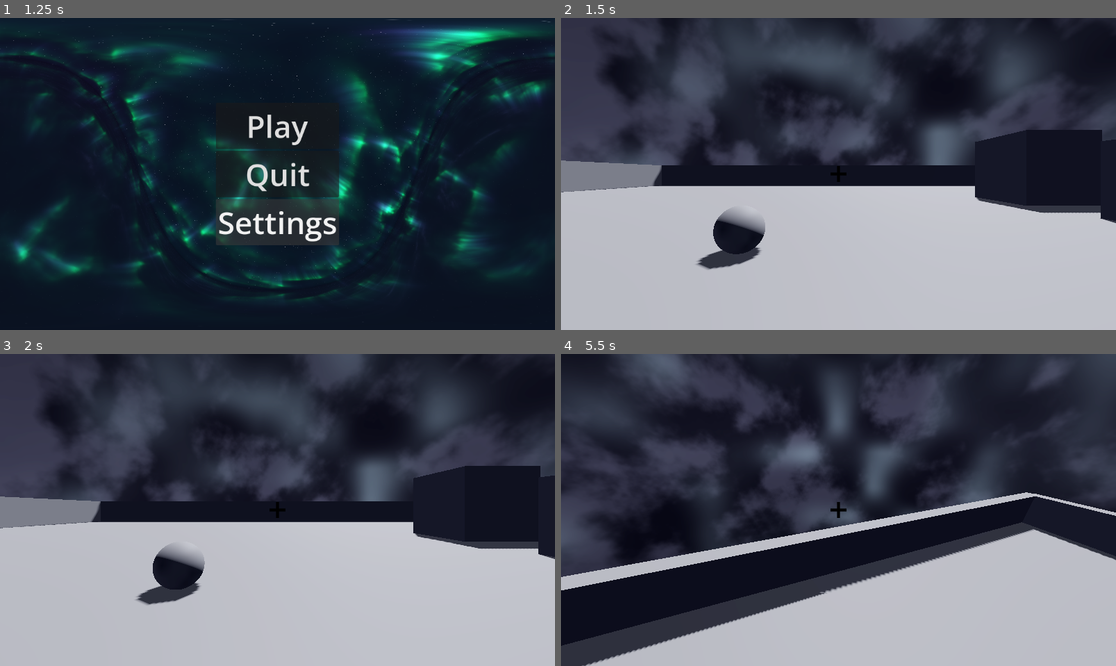
Above: before the commit, frames 1-4 (two rows, left to right).
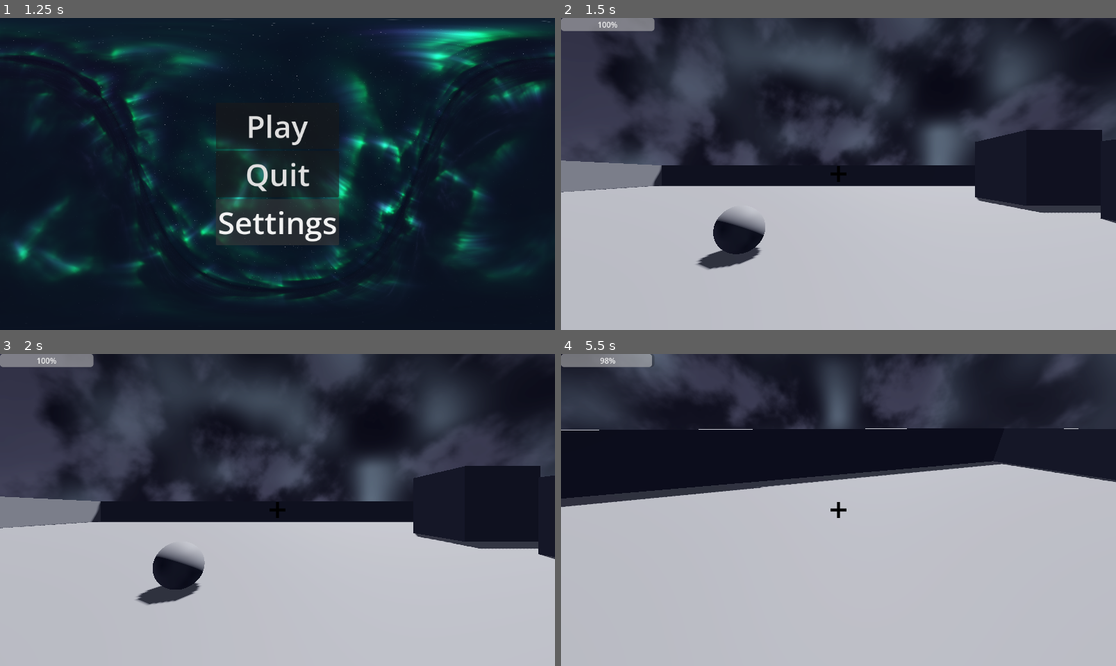
Above: after the commit, the same moments.

Repository: moos4/spacenautica
Game: Godot game, scene res://scenes/title.tscn
The game is run twice, just before and just after one commit, with the same random seed, the same clock (stepped at 60 frames per second) and the same inputs.
Inputs (mouse positions are in pixels of both pictures, inside the frame that each line leads up to):
- Up to frame 1 (1.25 s): click "Settings" at 0.5 s
- Up to frame 2 (1.5 s): click "Play" at 1.25 s
- Up to frame 3 (2 s): no input
- Up to frame 4 (5.5 s): tap Enter at 2 s; move the mouse to (866, 510) at 2.02 s; hold Ctrl (sprint) 2.03-2.78 s; hold W (up) from 2.03 s (still down); tap E (interact) at 2.1, 4.55, 5.1 s; tap Space (jump) at 2.27, 2.57, 3.02, 3.32, 3.8, 4.35, 4.52, 4.82, 5.27 s; move the mouse to (810, 510) at 2.77 s; tap Ctrl (sprint) at 2.85 s; tap B (use_oxygen_boost, bound only after the commit) at 3.05 s; move the mouse to (849, 503) at 3.52 s; hold B (use_oxygen_boost, bound only after the commit) 3.53-4.28 s; move the mouse to (832, 516) at 4.27 s; move the mouse to (877, 513) at 5.02 s; hold Ctrl (sprint) from 5.03 s (still down)

Frame 1 is identical in both runs. In frame 2, 0.7% of the frame differs, in the area x 0-17%, y 0-5%; in frame 3, 0.7%; in frame 4, 44%, in the area x 0-100%, y 0-100%.

Commit message:
idk a lot

Diff:
--- a/project.godot
+++ b/project.godot
@@ -55,14 +55,19 @@
 "events": [Object(InputEventKey,"resource_local_to_scene":false,"resource_name":"","device":-1,"window_id":0,"alt_press …(195 unchanged characters)…
 ]
 }
-f5={
-"deadzone": 0.2,
-"events": [Object(InputEventKey,"resource_local_to_scene":false,"resource_name":"","device":-1,"window_id":0,"alt_pressed":false,"shift_pressed":false,"ctrl_pressed":false,"meta_pressed":false,"pressed":false,"keycode":0,"physical_keycode":4194336,"key_label":0,"unicode":0,"location":0,"echo":false,"script":null)
-]
-}
 interact={
 "deadzone": 0.2,
 "events": [Object(InputEventKey,"resource_local_to_scene":false,"resource_name":"","device":-1,"window_id":0,"alt_press …(192 unchanged characters)…
+]
+}
+use_oxygen_boost={
+"deadzone": 0.2,
+"events": [Object(InputEventKey,"resource_local_to_scene":false,"resource_name":"","device":-1,"window_id":0,"alt_pressed":false,"shift_pressed":false,"ctrl_pressed":false,"meta_pressed":false,"pressed":false,"keycode":0,"physical_keycode":66,"key_label":0,"unicode":98,"location":0,"echo":false,"script":null)
+]
+}
+quit={
+"deadzone": 0.2,
+"events": [Object(InputEventKey,"resource_local_to_scene":false,"resource_name":"","device":-1,"window_id":0,"alt_pressed":false,"shift_pressed":false,"ctrl_pressed":false,"meta_pressed":false,"pressed":false,"keycode":0,"physical_keycode":4194305,"key_label":0,"unicode":0,"location":0,"echo":false,"script":null)
 ]
 }
 
--- a/scenes/player.tscn
+++ b/scenes/player.tscn
@@ -26,13 +26,60 @@
 [node name="RayCast3D" type="RayCast3D" parent="Head/Camera3D" unique_id=1613520268]
 target_position = Vector3(0, 0, -2.5)
 
-[node name="CenterContainer" type="CenterContainer" parent="Head/Camera3D" unique_id=260599658]
+[node name="menu" type="CanvasLayer" parent="Head/Camera3D" unique_id=1800990717]
+visible = false
+
+[node name="Panel" type="Panel" parent="Head/Camera3D/menu" unique_id=1403848714]
 anchors_preset = 15
 anchor_right = 1.0
 anchor_bottom = 1.0
 grow_horizontal = 2
 grow_vertical = 2
 
-[node name="TextureRect" type="TextureRect" parent="Head/Camera3D/CenterContainer" unique_id=6389006]
+[node name="CenterContainer" type="CenterContainer" parent="Head/Camera3D/menu/Panel" unique_id=282342382]
+layout_mode = 1
+anchors_preset = 15
+anchor_right = 1.0
+anchor_bottom = 1.0
+grow_horizontal = 2
+grow_vertical = 2
+
+[node name="VBoxContainer" type="VBoxContainer" parent="Head/Camera3D/menu/Panel/CenterContainer" unique_id=1103674198]
+layout_mode = 2
+
+[node name="Settings" type="Button" parent="Head/Camera3D/menu/Panel/CenterContainer/VBoxContainer" unique_id=353053927]
+layout_mode = 2
+theme_override_font_sizes/font_size = 32
+text = "Settings"
+
+[node name="Quit" type="Button" parent="Head/Camera3D/menu/Panel/CenterContainer/VBoxContainer" unique_id=982180491]
+layout_mode = 2
+theme_override_font_sizes/font_size = 32
+text = "Quit"
+
+[node name="Back" type="Button" parent="Head/Camera3D/menu/Panel" unique_id=1382197869]
+layout_mode = 0
+offset_right = 45.0
+offset_bottom = 31.0
+text = "Back"
+
+[node name="over" type="CanvasLayer" parent="Head/Camera3D" unique_id=1724121002]
+
+[node name="CenterContainer" type="CenterContainer" parent="Head/Camera3D/over" unique_id=260599658]
+anchors_preset = 15
+anchor_right = 1.0
+anchor_bottom = 1.0
+grow_horizontal = 2
+grow_vertical = 2
+
+[node name="TextureRect" type="TextureRect" parent="Head/Camera3D/over/CenterContainer" unique_id=6389006]
 layout_mode = 2
 texture = ExtResource("2_g2els")
+
+[node name="ProgressBar" type="ProgressBar" parent="Head/Camera3D/over" unique_id=152221450]
+offset_right = 194.0
+offset_bottom = 27.0
+
+[connection signal="pressed" from="Head/Camera3D/menu/Panel/CenterContainer/VBoxContainer/Settings" to="." method="_on_settings_pressed"]
+[connection signal="pressed" from="Head/Camera3D/menu/Panel/CenterContainer/VBoxContainer/Quit" to="." method="_on_quit_pressed"]
+[connection signal="pressed" from="Head/Camera3D/menu/Panel/Back" to="." method="_on_back_pressed"]
--- a/scenes/settings.tscn
+++ b/scenes/settings.tscn
@@ -2,7 +2,7 @@
 
 [ext_resource type="Script" uid="uid://c60qf8msrfq2" path="res://scripts/settings.gd" id="1_5p8wc"]
 
-[node name="Settigns" type="Control" unique_id=1479193919]
+[node name="Settings" type="Control" unique_id=1479193919]
 layout_mode = 3
 anchors_preset = 15
 anchor_right = 1.0
@@ -19,10 +19,16 @@
 grow_horizontal = 2
 grow_vertical = 2
 
-[node name="Button" type="Button" parent="Panel" unique_id=453799186]
+[node name="MenuBar" type="MenuBar" parent="Panel" unique_id=148200881]
 layout_mode = 0
-offset_left = 10.0
-offset_top = 10.0
-offset_right = 55.0
-offset_bottom = 41.0
-text = "back"
+offset_right = 401.0
+offset_bottom = 31.0
+
+[node name="Video" type="PopupMenu" parent="Panel/MenuBar" unique_id=1661979654]
+oversampling_override = 1.0
+
+[node name="Audio" type="PopupMenu" parent="Panel/MenuBar" unique_id=19239548]
+oversampling_override = 1.0
+
+[node name="Controls" type="PopupMenu" parent="Panel/MenuBar" unique_id=1544687928]
+oversampling_override = 1.0
--- a/scripts/Player.gd
+++ b/scripts/Player.gd
@@ -1,10 +1,23 @@
 extends CharacterBody3D
+# nodes
+@onready var head = $Head
+@onready var camera = $Head/Camera3D
+@onready var interact_ray = $Head/Camera3D/RayCast3D
+@onready var progress_bar = $Head/Camera3D/over/ProgressBar
 
+# life variables
+var max_oxygen = 3600.0
+var current_oxygen = max_oxygen
+
+# movement variables
 var speed
-const WALK_SPEED = 5.0
-const SPRINT_SPEED = 8.0
-const JUMP_VELOCITY = 4.8
+const WALK_SPEED = 4.0
+const SPRINT_Y_VELOCITY = 2.0
+const SPRINT_SPEED = 6.0
+const JUMP_VELOCITY = 2.5
 const SENSITIVITY = 0.004
+const BOOST_VELOCITY = 3.5 # 1.5
+const BOOST_Y_VELOCITY = 2.5
 
 #bob variables
 const BOB_FREQ = 2.4
@@ -17,14 +30,10 @@
 
 var gravity = 1.625 #9.8
 
-@onready var head = $Head
-@onready var camera = $Head/Camera3D
-@onready var interact_ray = $Head/Camera3D/RayCast3D
-
 
 func _ready():
 	Input.set_mouse_mode(Input.MOUSE_MODE_CAPTURED)
-
+	progress_bar.max_value = max_oxygen
 
 func _unhandled_input(event):
 	if event is InputEventMouseMotion:
@@ -35,23 +44,38 @@
 		if check_interaction() == true:
 			var collider = interact_ray.get_collider()
 			collider.collect()
-	if Input.is_action_pressed("ui_cancel"):
-		get_tree().quit()
-
 
 func _physics_process(delta):
+	# goes to oxygen
+	_oxygen_handling(delta)
+	# interaction visual
+	check_interaction()
 	# Add the gravity.
 	if not is_on_floor():
 		velocity.y -= gravity * delta
 
+	if Input.is_action_just_pressed("quit"):
+		if $Head/Camera3D/menu.visible == true:
+			$Head/Camera3D/menu.hide()
+			$Head/Camera3D/over.show()
+			Input.set_mouse_mode(Input.MOUSE_MODE_CAPTURED)
+		else:
+			$Head/Camera3D/menu.show()
+			$Head/Camera3D/over.hide()
+			Input.set_mouse_mode(Input.MOUSE_MODE_VISIBLE)
 	# Handle Jump.
 	if Input.is_action_just_pressed("jump") and is_on_floor():
 		velocity.y = JUMP_VELOCITY
 
 	if Input.is_action_pressed("sprint"):
 		speed = SPRINT_SPEED
+		if is_on_floor() and (velocity.x != 0 or velocity.z != 0):
+			velocity.y = SPRINT_Y_VELOCITY
 	else:
 		speed = WALK_SPEED
+	# handles air boost
+
+
 
 	# Get the input direction and handle the movement/deceleration.
 	var input_dir = Input.get_vector("left", "right", "up", "down")
@@ -61,11 +85,18 @@
 			velocity.x = direction.x * speed
 			velocity.z = direction.z * speed
 		else:
-			velocity.x = lerp(velocity.x, direction.x * speed, delta * 7.0)
-			velocity.z = lerp(velocity.z, direction.z * speed, delta * 7.0)
-	else:
-		velocity.x = lerp(velocity.x, direction.x * speed, delta * 3.0)
-		velocity.z = lerp(velocity.z, direction.z * speed, delta * 3.0)
+			velocity.x = lerp(velocity.x, (direction.x / 2) * speed, delta * 7.0)
+			velocity.z = lerp(velocity.z, (direction.z / 2) * speed, delta * 7.0)
+	# air control systemv (potential bug)
+	elif Input.is_action_pressed("use_oxygen_boost"):
+		current_oxygen -= 100 * delta
+		velocity.x += direction.x * BOOST_VELOCITY
+		velocity.z += direction.z * BOOST_VELOCITY
+		velocity.x = clamp(velocity.x, -5, 5)
+		velocity.z = clamp(velocity.z, -5, 5)
+		if Input.is_action_pressed("jump"):
+			velocity.y += BOOST_Y_VELOCITY * delta
+
 
 	# Head bob
 	t_bob += delta * velocity.length() * float(is_on_floor())
@@ -76,9 +107,14 @@
 	var target_fov = BASE_FOV + FOV_CHANGE * velocity_clamped
 	camera.fov = lerp(camera.fov, target_fov, delta * 8.0)
 
-	check_interaction()
 	move_and_slide()
 
+func _oxygen_handling(delta):
+	progress_bar.value = current_oxygen
+	if current_oxygen > 0:
+		current_oxygen -= delta
+	if current_oxygen <= 0:
+		get_tree().quit()
 
 func _headbob(time) -> Vector3:
 	var pos = Vector3.ZERO
@@ -89,8 +125,22 @@
 func check_interaction():
 	var collider = interact_ray.get_collider()
 	if collider is Interactable and interact_ray.is_colliding():
-		$Head/Camera3D/CenterContainer/TextureRect.texture = load("res://assets/textures/crosshair_o.png")
+		$Head/Camera3D/over/CenterContainer/TextureRect.texture = load("res://assets/textures/crosshair_o.png")
 		return true
 	else:
-		$Head/Camera3D/CenterContainer/TextureRect.texture = load("res://assets/textures/crosshair_x.png")
+		$Head/Camera3D/over/CenterContainer/TextureRect.texture = load("res://assets/textures/crosshair_x.png")
 		return false
+
+# menu buttons
+
+
+func _on_back_pressed() -> void:
+	$Head/Camera3D/menu.hide()
+	$Head/Camera3D/over.show()
+	Input.set_mouse_mode(Input.MOUSE_MODE_CAPTURED)
+
+func _on_settings_pressed() -> void:
+	pass
+
+func _on_quit_pressed() -> void:
+	get_tree().quit()
